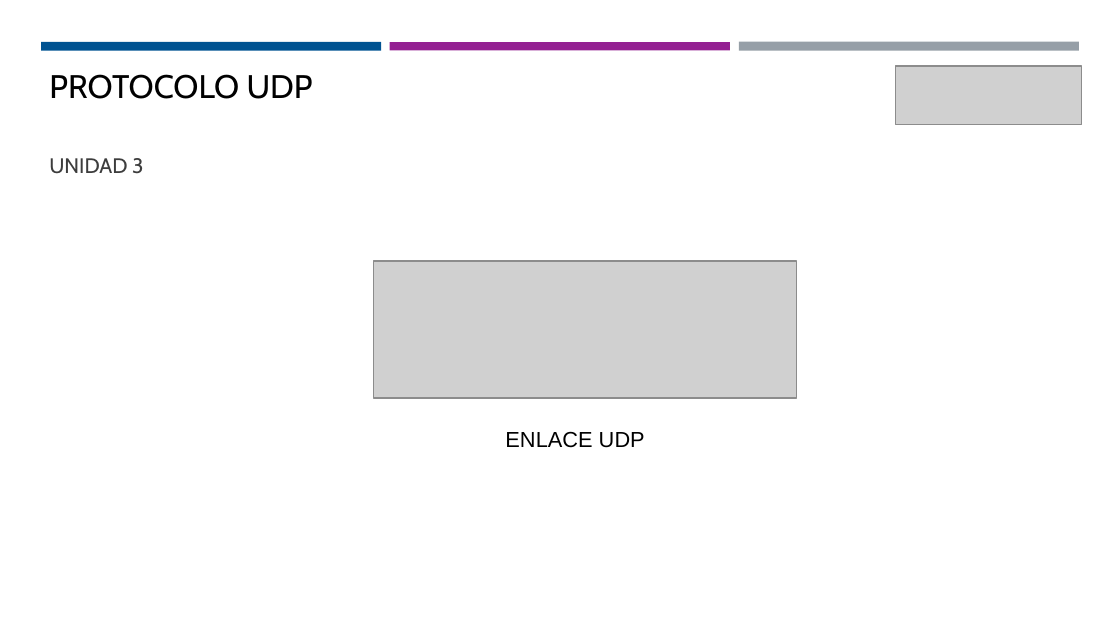
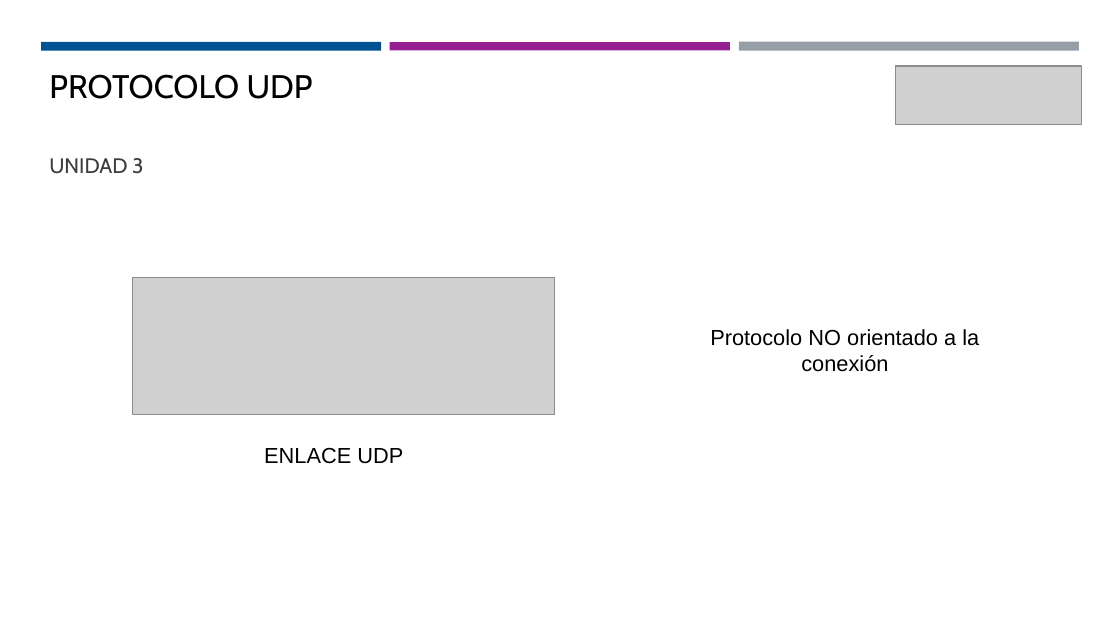
Before and after one commit to Domiciano/EcoApp201, a slide deck: slide 13 of Programa.pptx. Drawn at 1120x630 pixels with LibreOffice and Linux fonts; fonts in the diff are those of the drawing; grey boxes stand for pictures. Boxes give left, top, right and bottom in pixels: in the first picture for what was removed or moved away, otherwise in the second. Text is boxed around its words. In the diff, an @@ line names an element or a change of style, - is before the commit and + after.

```diff
--- a/Programa.pptx
+++ b/Programa.pptx
@@ picture moved from (x1=374, y1=261, x2=796, y2=398) to (x1=132, y1=278, x2=554, y2=414) @@
@@ text added at (x1=710, y1=329, x2=979, y2=372), 14 pt, text #000000 @@
+Protocolo NO orientado a la conexión
@@ text "ENLACE UDP" moved from (x1=505, y1=431, x2=645, y2=448) to (x1=264, y1=447, x2=403, y2=464) @@
```
Also in this commit, not shown: 4 other slides changed, 1 other file.
